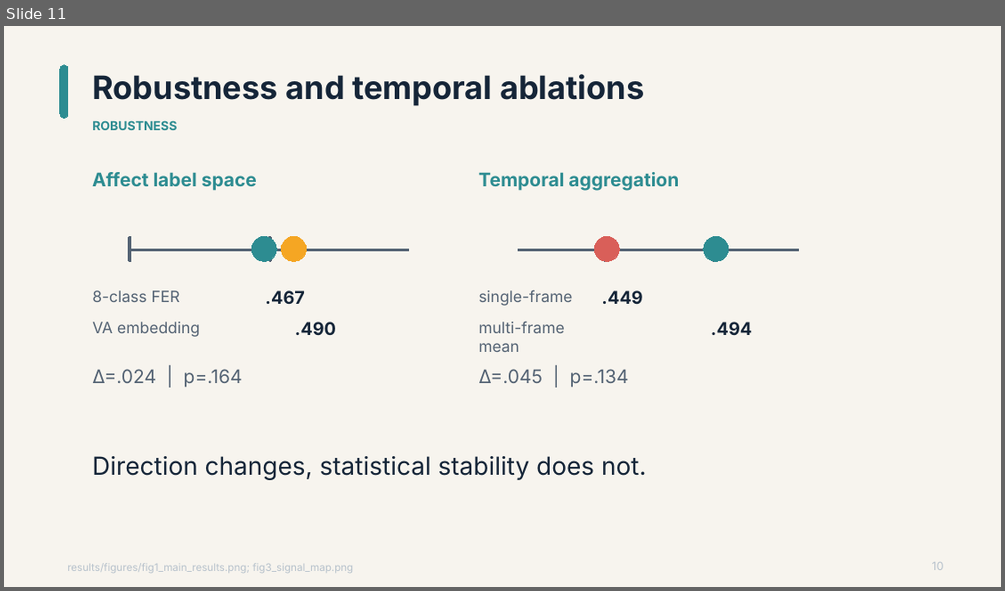
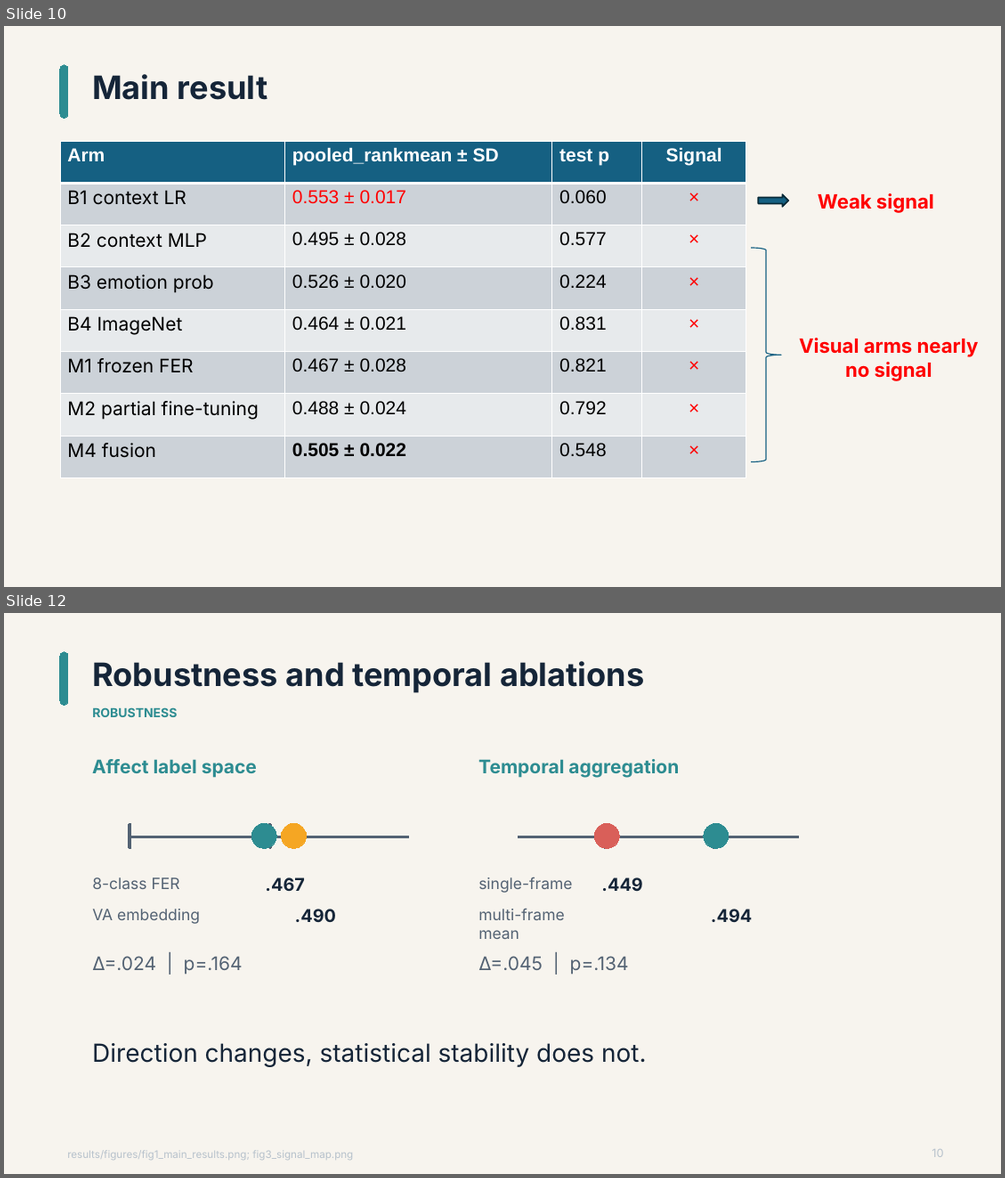
Before and after one commit to Grass456/Penalty-shoot-and-Expression, a slide deck: video/deliverables/Penalty_Shootout_and_Facial_Expression.pptx. Shown one above the other, each under a label of ours: slide 11 before the commit, slides 10 and 12 after it; the slides between them are not shown. The pictures are 1005x591 and 1005x1178 pixels, drawn with LibreOffice and Linux fonts; fonts in the diff are those of the drawing. Boxes give left, top, right and bottom in pixels: in the first picture for what was removed or moved away, otherwise in the second. Text is boxed around its words. In the diff, an @@ line names an element or a change of style, - is before the commit and + after.

```diff
--- a/video/deliverables/Penalty_Shootout_and_Facial_Expression.pptx
+++ b/video/deliverables/Penalty_Shootout_and_Facial_Expression.pptx
@@ slide 10 added at [4, 26, 1001, 587], background #F7F4EE @@
@@ rounded rectangle added at [60, 65, 67, 118], fill #2D8C91, outline #2D8C91 0 pt @@
@@ text added at [92, 74, 268, 100], 31 pt, text #152538, bold @@
+Main result
@@ table added at [60, 141, 746, 477], 8 rows, 4 columns @@
+Arm | pooled_rankmean ± SD | test p | Signal
+B1 context LR | 0.553 ± 0.017 | 0.060 | ×
+B2 context MLP | 0.495 ± 0.028 | 0.577 | ×
+B3 emotion prob | 0.526 ± 0.020 | 0.224 | ×
+B4 ImageNet | 0.464 ± 0.021 | 0.831 | ×
+M1 frozen FER | 0.467 ± 0.028 | 0.821 | ×
+M2 partial fine-tuning | 0.488 ± 0.024 | 0.792 | ×
+M4 fusion | 0.505 ± 0.022 | 0.548 | ×
@@ right arrow added at [759, 194, 788, 206], fill #156082, outline #092A39 1.5 pt @@
@@ text added at [817, 193, 934, 213], 19 pt, text #FF0000, bold @@
+Weak signal
@@ right brace added at [751, 248, 781, 461], outline #156082 1 pt @@
@@ text added at [799, 338, 979, 381], 19 pt, text #FF0000, bold @@
+Visual arms nearly no signal
@@ what was slide 11 is now slide 12 @@
```
Also in this commit, not shown: 5 slides changed, 5 other slides added, 5 slides removed, 18 other files.
